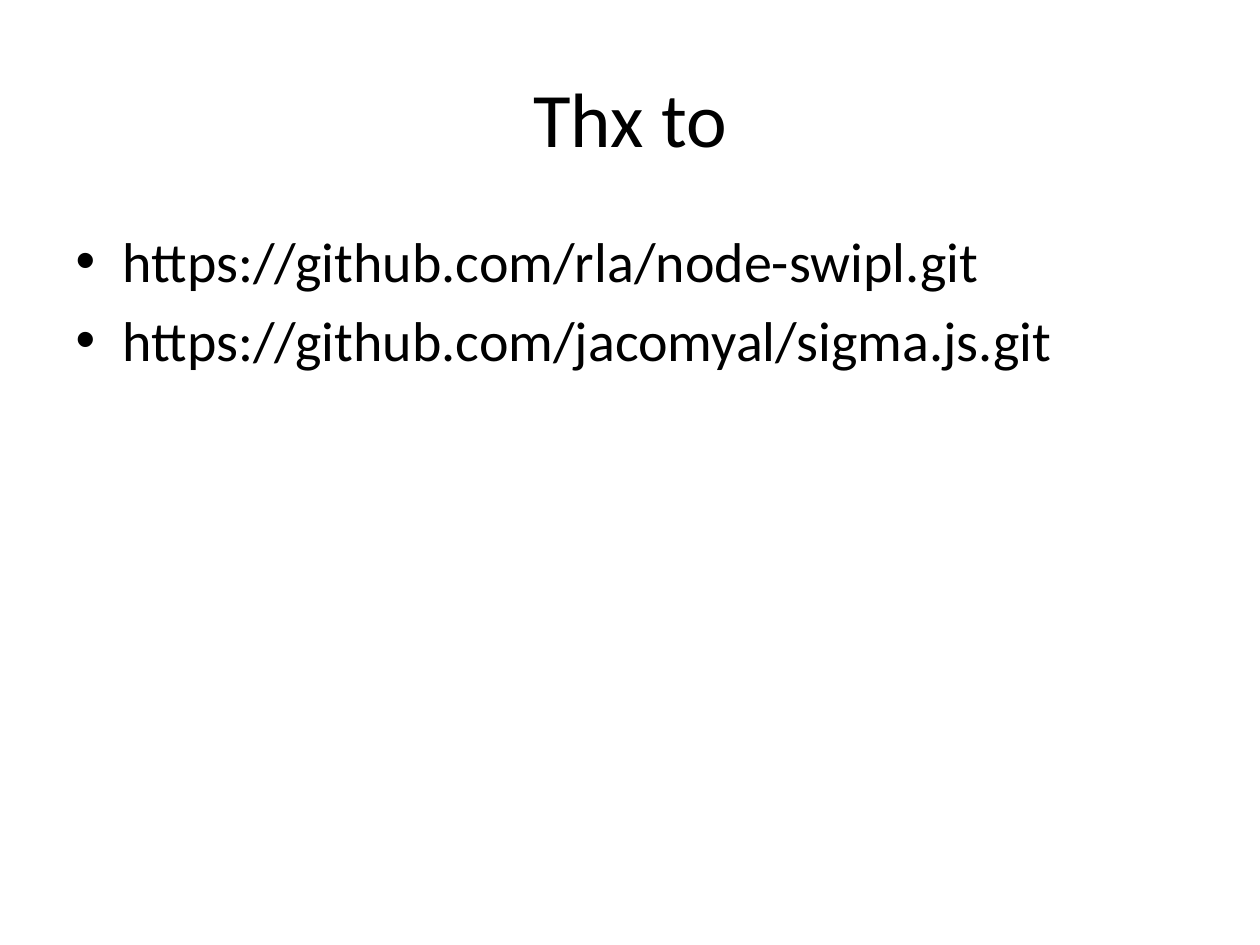
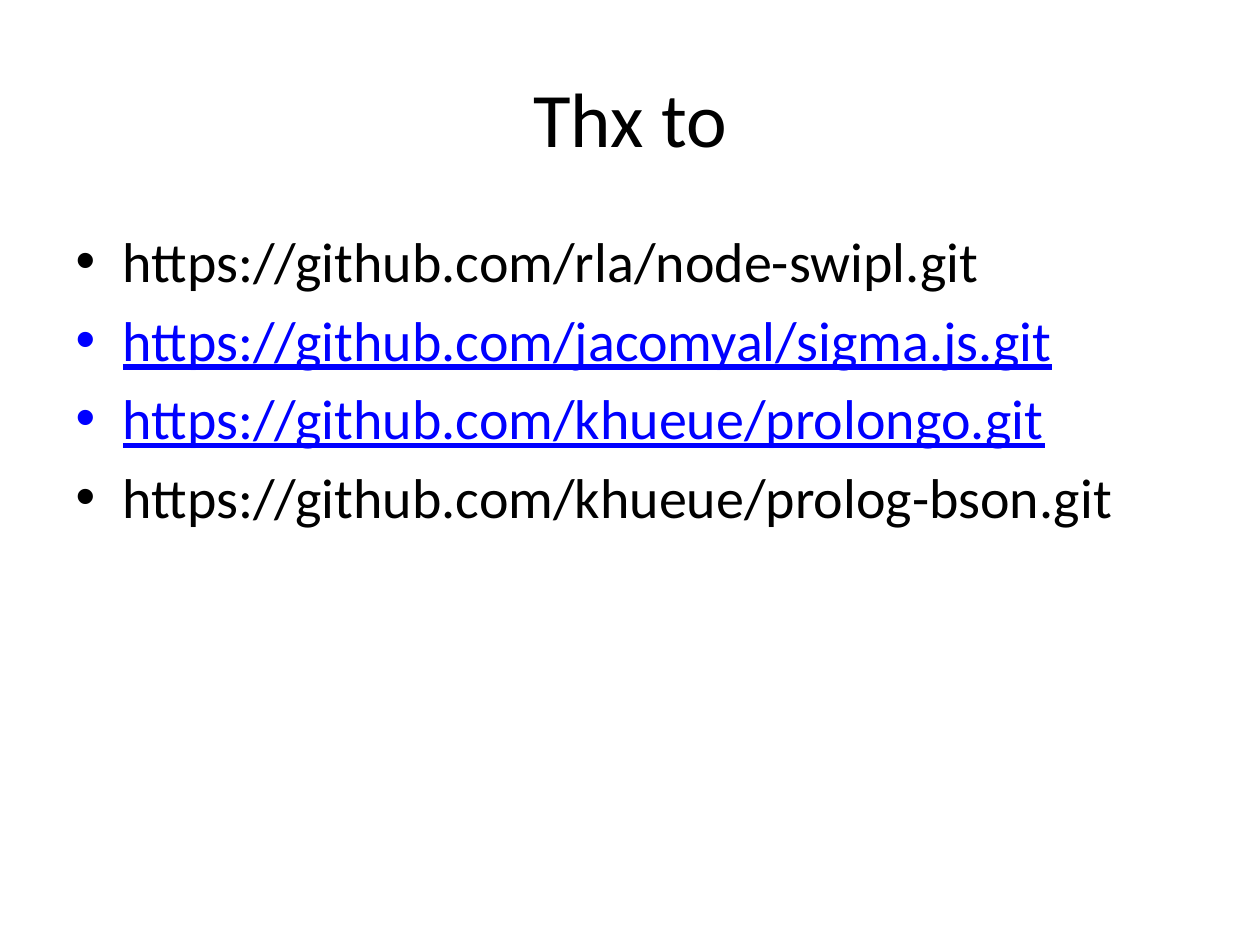
Before and after one commit to FerrariAndrea/Node-Prolog-SurveyEngine, a slide deck: slide 2 of Relazione.pptx. Drawn at 1260x945 pixels with LibreOffice and Linux fonts; fonts in the diff are those of the drawing. Boxes give left, top, right and bottom in pixels: in the first picture for what was removed or moved away, otherwise in the second. Text is boxed around its words. In the diff, an @@ line names an element or a change of style, - is before the commit and + after.

```diff
--- a/Relazione.pptx
+++ b/Relazione.pptx
@@ text at (123, 322, 1051, 371): text colour #000000 to #0000FF, underline on in "https://github.com/jacomyal/sigma.js.git" @@
@@ text at (123, 400, 1112, 528): paragraphs added @@
+• https://github.com/khueue/prolongo.git
+• https://github.com/khueue/prolog-bson.git
```
Also in this commit, not shown: 1 other slide changed, 3 other files.
